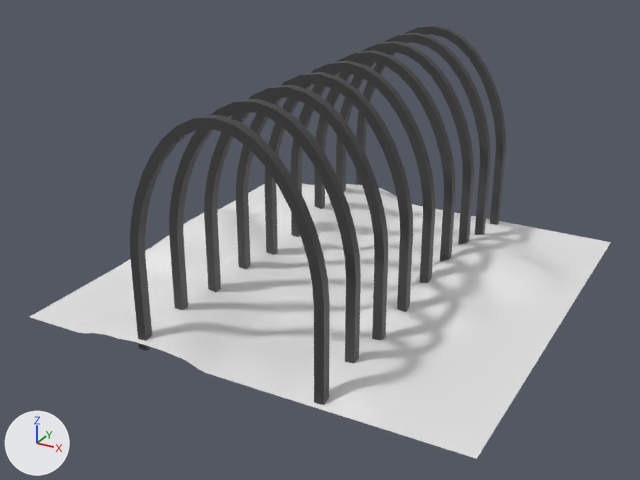
One commit to the glTF model shards/exodus/props/landscape/meshes/landscape.glb: the scene before it, then after it.
Both versions are drawn from a 50 mm camera at (42.4, -83.2, 45.5) aimed at (-1.5, -3.4, 5.6). Lighting does not change. The marker at lower left points along +X, +Y and +Z. The older version comes first. Where no turn or scale is listed for an object, it has been applied to the vertices. Vertices at exactly the same position are counted once.

In view in the first picture: 'Column-col', 'Landscape-col'.
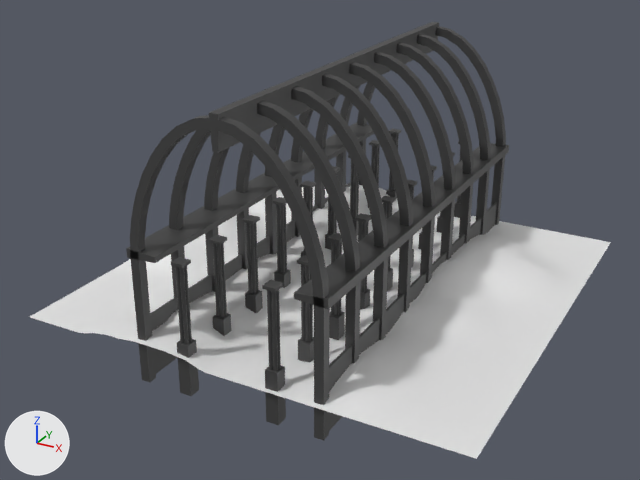
Commit message: Refine Exodus landscape

Where the newer file only moved an object's origin or applied its transform, the numbers keep the older frame.

The change, as a list of edits to the scene's bpy script:
```text
Change me_cube:
    used by ob_column_col; location = (10.0, -24.0, 5.0)
    remove me_cube.from_pydata(...)  # 756 vertices, 1494 faces; spans x -20.5..0.5, y -0.5..48.5, z -5.0..20.1
    add me_cube.from_pydata(...)  # 756 vertices, 1494 faces; spans x -20.5..0.5, y -0.5..48.5, z -8.7..20.1
    me_cube part 1: all 36 vertices in x -0.5..0.5, y -0.5..48.5, z -5.0 are moved by (0.0, 0.0, -3.7)
    me_cube part 2: all 36 vertices in x -20.5..-19.5, y -0.5..48.5, z -5.0 are moved by (0.0, 0.0, -3.7)
Add me_cube_012:
    me_cube_012.from_pydata(...)  # a box spanning x -0.1..0.1, y -1.0..46.0, z -5.8..1.0; a box spanning x 20.1..20.4, y -1.0..46.0, z -5.8..1.0
    me_cube_012.materials.append(mat_stone_placeholder)  # dark grey #404040
Add me_cube_011:
    me_cube_011.from_pydata(...)  # 16 vertices, 24 faces; spans x -20.8..1.0, y -1.9..47.1, z -0.5..0.5
    me_cube_011.materials.append(mat_stone_placeholder)  # dark grey #404040
Add me_cube_010:
    me_cube_010.from_pydata([(-0.3, -1.9, -2.4), (-0.5, -1.9, 1.0), (-0.3, 47.1, -2.4), (-0.5, 47.1, 1.0), (0.3, -1.9, -2.4), (0.5, -1.9, 1.0), (0.3, 47.1, -2.4), (0.5, 47.1, 1.0)], [], [(0, 1, 3), (0, 3, 2), (2, 3, 7), (2, 7, 6), (6, 7, 5), (6, 5, 4), (4, 5, 1), (4, 1, 0), (2, 6, 4), (2, 4, 0), (7, 3, 1), (7, 1, 5)])
    me_cube_010.materials.append(mat_stone_placeholder)  # dark grey #404040
Add me_cube_009:
    me_cube_009.from_pydata(...)  # 176 vertices, 304 faces; spans x -0.67..10.71, y -0.67..0.67, z -4.67..9.6
    me_cube_009.materials.append(mat_stone_placeholder)  # dark grey #404040
Add ob_cube_013:
    ob_cube_013 = bpy.data.objects.new('Cube.013', me_cube_012)
    ob_cube_013.location = (-10.1, -22.5, 2.2)
Add ob_cube_010:
    ob_cube_010 = bpy.data.objects.new('Cube.010', me_cube_011)
    ob_cube_010.location = (9.9, -22.6, 10.4)
Add ob_cube_009:
    ob_cube_009 = bpy.data.objects.new('Cube.009', me_cube_010)
    ob_cube_009.location = (0.0, -22.6, 24.5)
Add ob_cube_008:
    ob_cube_008 = bpy.data.objects.new('Cube.008', me_cube_009)
    ob_cube_008.location = (-5.0, 24.2, 1.0)
Add ob_cube_007:
    ob_cube_007 = bpy.data.objects.new('Cube.007', me_cube_009.copy())
    ob_cube_007.location = (-5.0, 18.2, 1.0)
Add ob_cube_006:
    ob_cube_006 = bpy.data.objects.new('Cube.006', me_cube_009.copy())
    ob_cube_006.location = (-5.0, 12.2, 1.0)
Add ob_cube_005:
    ob_cube_005 = bpy.data.objects.new('Cube.005', me_cube_009.copy())
    ob_cube_005.location = (-5.0, 6.2, 1.0)
Add ob_cube_004:
    ob_cube_004 = bpy.data.objects.new('Cube.004', me_cube_009.copy())
    ob_cube_004.location = (-5.0, 0.2, 1.0)
Add ob_cube_003:
    ob_cube_003 = bpy.data.objects.new('Cube.003', me_cube_009.copy())
    ob_cube_003.location = (-5.0, -5.8, 1.0)
Add ob_cube_002:
    ob_cube_002 = bpy.data.objects.new('Cube.002', me_cube_009.copy())
    ob_cube_002.location = (-5.0, -11.8, 1.0)
Add ob_cube_001:
    ob_cube_001 = bpy.data.objects.new('Cube.001', me_cube_009.copy())
    ob_cube_001.location = (-5.0, -17.8, 1.0)
Add ob_cube:
    ob_cube = bpy.data.objects.new('Cube', me_cube_009.copy())
    ob_cube.location = (-5.0, -23.8, 1.0)
```

Changed parts and their boxes [x1, y1, x2, y2] in the pictures (640 x 480 px; the box of a moved part takes in the faces that stretch with it):
'Column-col', reshaped (9% taller): before [130, 25, 506, 405]; after [130, 26, 506, 441]
'Cube.010', added: after [126, 122, 509, 309]
'Cube.009', added: after [209, 22, 439, 153]
'Cube.013', added (mostly hidden): after [150, 182, 497, 431]
'Cube', added: after [171, 257, 286, 425]
'Cube.001', added: after [208, 235, 314, 362]
'Cube.002', added: after [242, 215, 345, 340]
'Cube.003', added: after [273, 197, 371, 310]
'Cube.004', added: after [300, 181, 396, 292]
'Cube.006', added: after [348, 155, 437, 249]
'Cube.005', added: after [325, 166, 417, 268]
'Cube.008', added: after [386, 128, 462, 218]
'Cube.007', added: after [368, 140, 455, 233]
part 1 of me_cube, moved or reshaped: before [314, 151, 506, 405]; after [314, 156, 505, 441]
part 2 of me_cube, moved or reshaped: before [130, 130, 366, 351]; after [130, 139, 366, 382]
